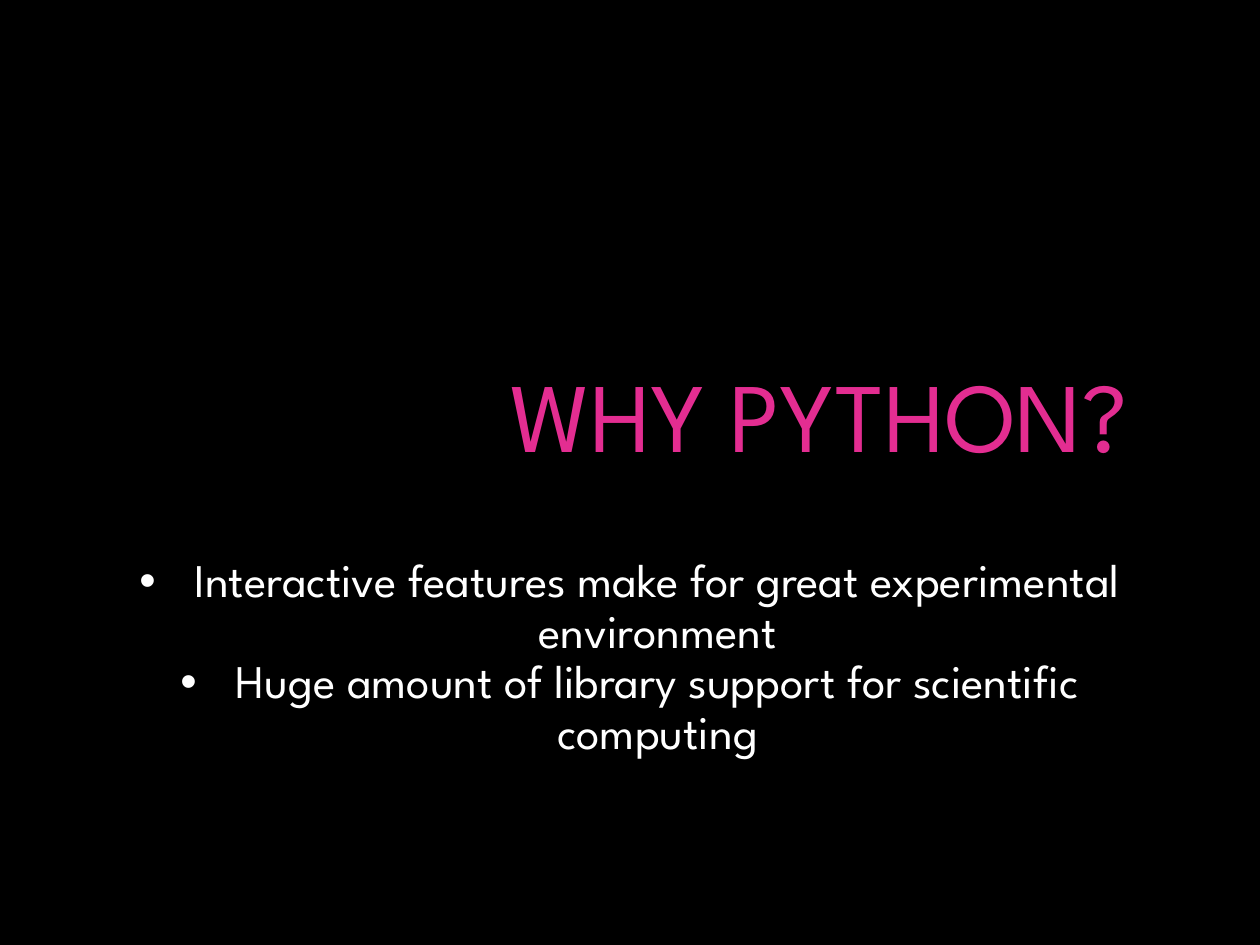
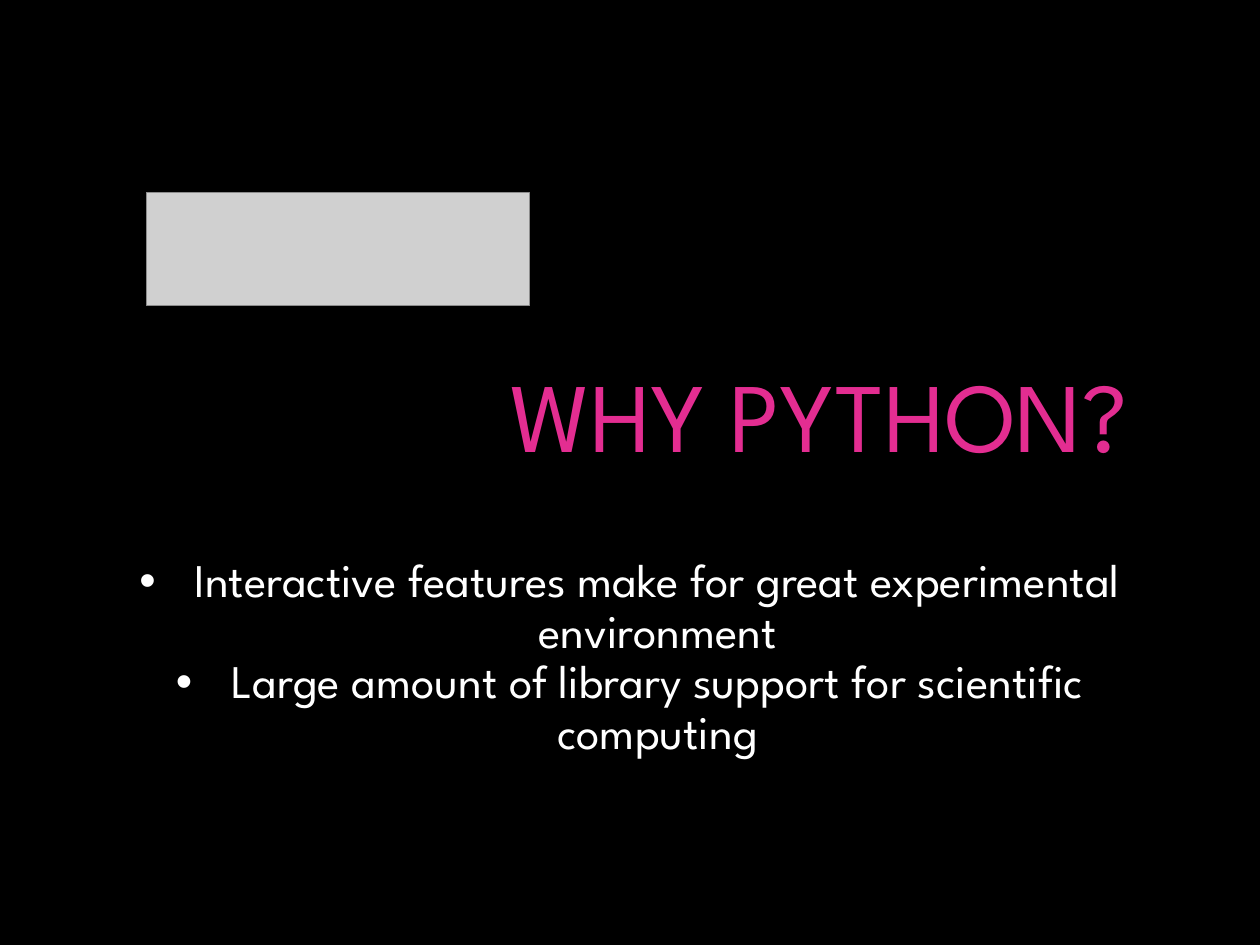
Before and after one commit to gcallah/indras_net, a slide deck: slide 10 of docs/Indra.pptx. Drawn at 1260x945 pixels with LibreOffice and Linux fonts; fonts in the diff are those of the drawing; grey boxes stand for pictures; background and template pictures are left out. Boxes give left, top, right and bottom in pixels: in the first picture for what was removed or moved away, otherwise in the second. Text is boxed around its words. In the diff, an @@ line names an element or a change of style, - is before the commit and + after.

Commit message:
Updated Indra presentation.

```diff
--- a/docs/Indra.pptx
+++ b/docs/Indra.pptx
@@ picture added at (146, 192, 529, 306) @@
@@ text at (231, 665, 1083, 760): text changed @@
-• Huge amount of library support for scientific computing
+• Large amount of library support for scientific computing
```
